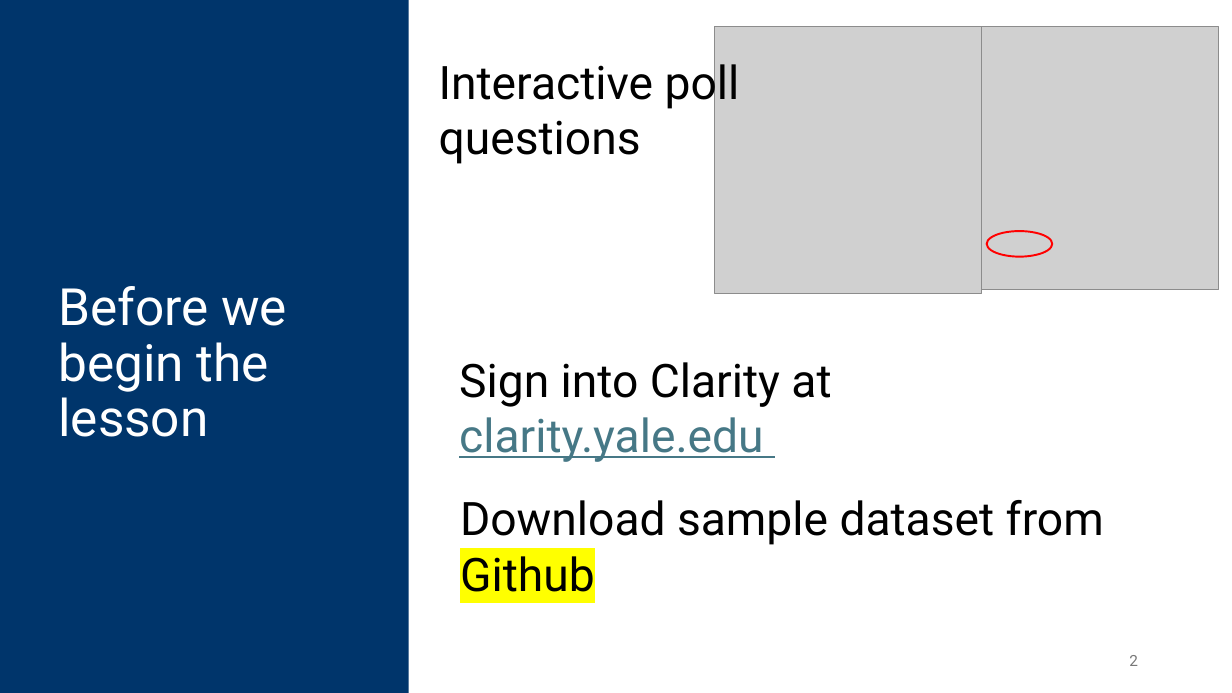
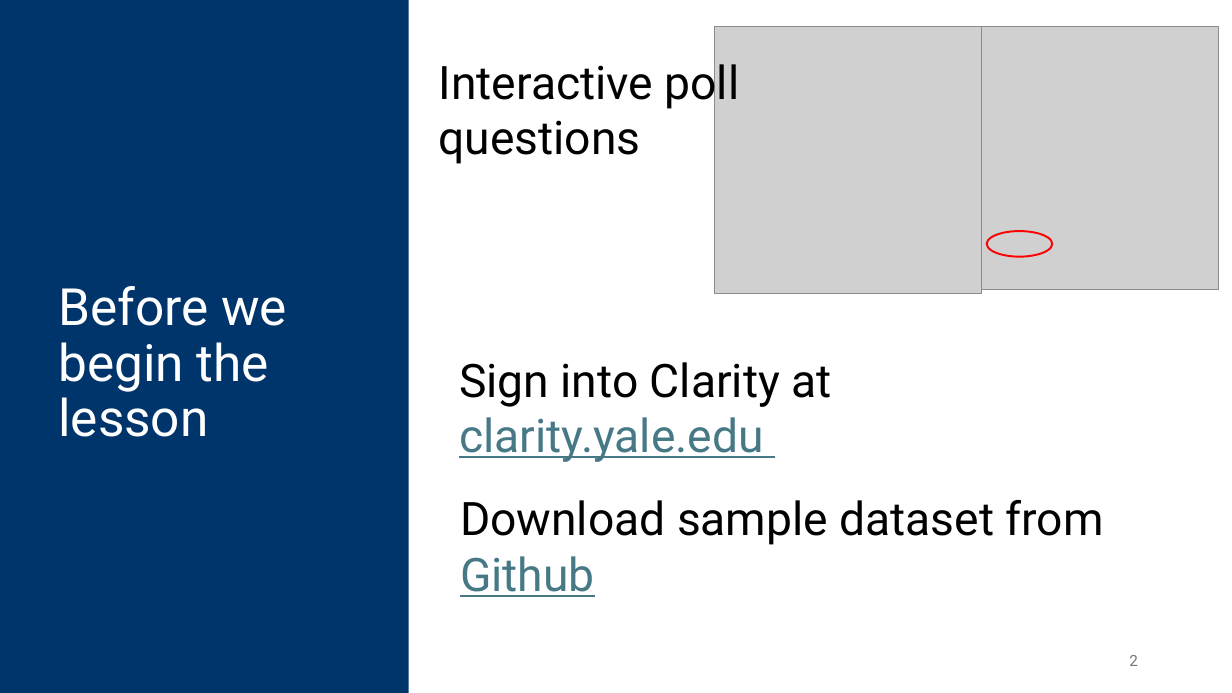
Before and after one commit to CWML/coding-with-clarity, a slide deck: slide 2 of Presentation.pptx. Drawn at 1232x693 pixels with LibreOffice and Linux fonts; fonts in the diff are those of the drawing; grey boxes stand for pictures. Boxes give left, top, right and bottom in pixels: in the first picture for what was removed or moved away, otherwise in the second. Text is boxed around its words. In the diff, an @@ line names an element or a change of style, - is before the commit and + after.

Commit message:
updated presentation

```diff
--- a/Presentation.pptx
+++ b/Presentation.pptx
@@ text "Download sample dataset from Github" at [460, 500, 1104, 597]: text colour #000000 to #467886, highlight #FFFF00 to none, underline on in "Github" @@
```
Also in this commit, not shown: 4 slides added, 1 slide removed.
